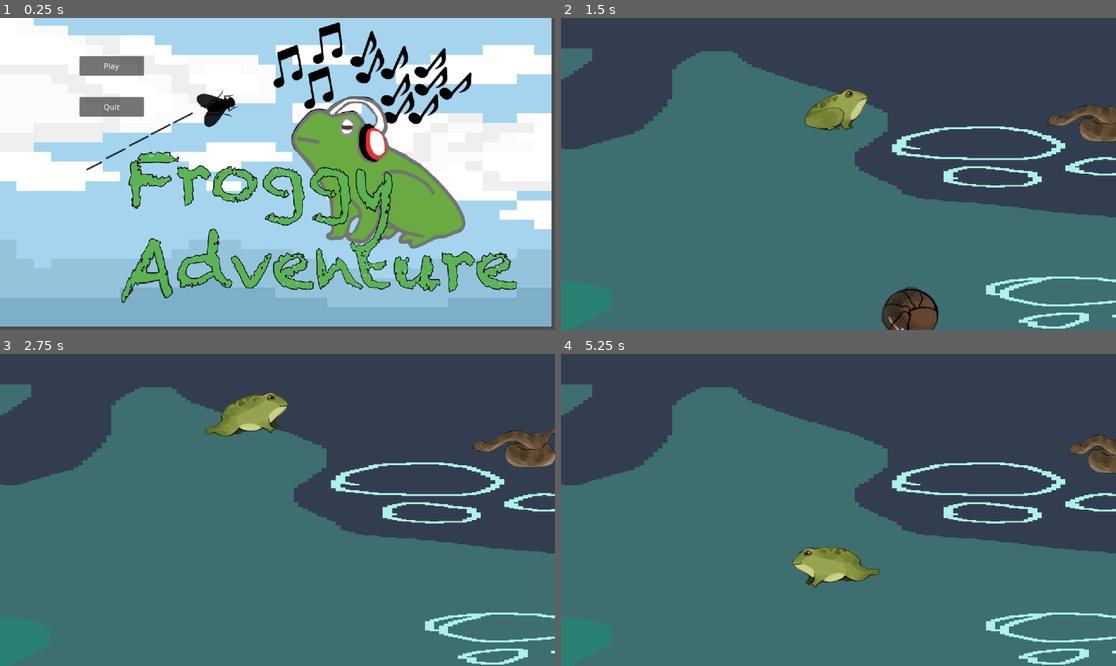
Above: before the commit, frames 1-4 (two rows, left to right).
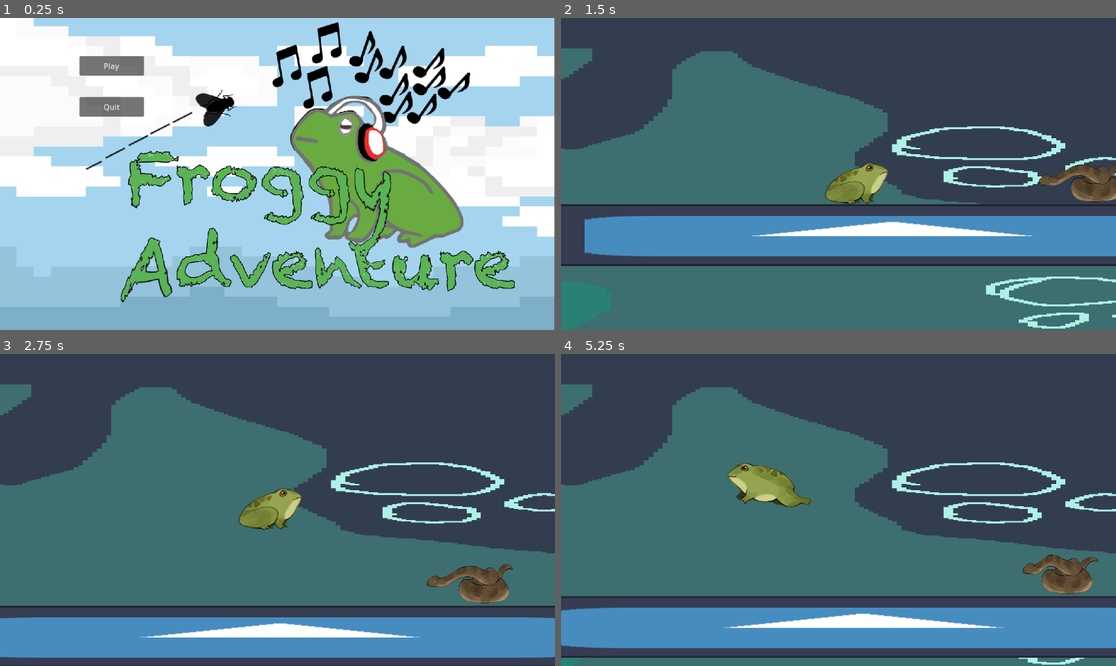
Above: after the commit, the same moments.

Repository: tmdragon2/Get-club-game-jam-project
Game: Godot game, scene res://title_screen.tscn
Two runs of this game, one before a commit and one after it. Both use one fixed random seed, a clock stepped at 60 frames per second and the inputs below. The engine's default icon, where the game draws it, is replaced by a stand-in: a white triangle on a blue panel in a dark square.
Inputs (mouse positions are in pixels of both pictures, inside the frame that each line leads up to):
- Up to frame 1 (0.25 s): no input
- Up to frame 2 (1.5 s): click "Play" at 0.5 s; tap Enter (ui_accept) at 1.25 s; move the mouse to (960, 158) at 1.27 s; hold Right (Player_right) from 1.28 s (still down); click (960, 158) at 1.35 s
- Up to frame 3 (2.75 s): keep holding Right (Player_right); tap Space (Player_Jump) at 1.52, 2.27 s; move the mouse to (166, 525) at 2.02 s; click (166, 525) at 2.1 s
- Up to frame 4 (5.25 s): move the mouse to (894, 441) at 2.77 s; release Right (Player_right) at 2.78 s; hold A (Player_left) 2.78-3.53 s; click (894, 441) at 2.85 s; move the mouse to (810, 572) at 3.52 s; hold Right (Player_right) 3.53-5.03 s; click (810, 572) at 3.6 s; tap Space (Player_Jump) at 3.77, 4.52 s; move the mouse to (1005, 556) at 4.27 s; click (1005, 556) at 4.35 s; move the mouse to (672, 463) at 5.02 s; hold A (Player_left) from 5.03 s (still down); click (672, 463) at 5.1 s

The runs differ from the first frame. In frame 1, 13% of the frame differs, in the area x 0-100%, y 0-100%; in frame 2, 25%, in the area x 0-100%, y 22-100%; in frame 3, 24%; in frame 4, 24%.
Error before the commit: Cannot call method 'get_nodes_in_group' on a null value. (res://enemy.gd:7)

Commit message:
new upd
egsdgdsd

Diff:
--- a/Get Gamejam/Audio/default_bus_layout.tres
+++ b/Get Gamejam/Audio/default_bus_layout.tres
@@ -1,6 +1,7 @@
 [gd_resource type="AudioBusLayout" format=3 uid="uid://de84pcp1vxkki"]
 
 [resource]
+bus/0/volume_db = -6.25101
 bus/1/name = &"Music"
 bus/1/solo = false
 bus/1/mute = false
--- /dev/null
+++ b/Get Gamejam/Level_completed.gd
@@ -0,0 +1,4 @@
+extends ColorRect
+
+
+signal Levelbeaten
--- /dev/null
+++ b/Get Gamejam/Level_completed.tscn
@@ -0,0 +1,29 @@
+[gd_scene load_steps=2 format=3 uid="uid://cbs36753lw6je"]
+
+[ext_resource type="Script" path="res://Level_completed.gd" id="1_17alm"]
+
+[node name="ColorRect" type="ColorRect"]
+anchors_preset = 15
+anchor_right = 1.0
+anchor_bottom = 1.0
+grow_horizontal = 2
+grow_vertical = 2
+size_flags_vertical = 3
+color = Color(0, 0, 0, 0.109804)
+script = ExtResource("1_17alm")
+
+[node name="CenterContainer" type="CenterContainer" parent="."]
+layout_mode = 1
+anchors_preset = 14
+anchor_top = 0.5
+anchor_right = 1.0
+anchor_bottom = 0.5
+offset_top = -11.5
+offset_bottom = 11.5
+grow_horizontal = 2
+grow_vertical = 2
+
+[node name="Label" type="Label" parent="CenterContainer"]
+layout_mode = 2
+theme_override_font_sizes/font_size = 100
+text = "Level complete!"
--- a/Get Gamejam/NME.gd
+++ b/Get Gamejam/NME.gd
@@ -28,7 +28,3 @@
 		speed = abs(speed)
 	else:
 		speed = abs(speed) * -1
-
-
-func _on_hurtbox_tree_exited() -> void:
-	print("oh great heavens")
--- a/Get Gamejam/World.gd
+++ b/Get Gamejam/World.gd
@@ -1,11 +1,14 @@
 extends Node2D
+@onready var color_rect: ColorRect = $CanvasLayer/ColorRect
 
 
 # Called when the node enters the scene tree for the first time.
 func _ready() -> void:
 	RenderingServer.set_default_clear_color(Color.MEDIUM_SEA_GREEN)
+	Levelbeaten.Levelbeaten.connect(show_level_completed)
 
 
-# Called every frame. 'delta' is the elapsed time since the previous frame.
-func _process(delta: float) -> void:
-	pass
+
+func show_level_completed():
+	color_rect.show()
+	get_tree().paused = true
--- a/Get Gamejam/World.tscn
+++ b/Get Gamejam/World.tscn
@@ -6,6 +6,8 @@
 [ext_resource type="PackedScene" uid="uid://degvwt1uuakvs" path="res://enemy.tscn" id="3_5mqlw"]
 [ext_resource type="PackedScene" uid="uid://b388mj5ldyxro" path="res://NME.tscn" id="4_ugeix"]
 [ext_resource type="Texture2D" uid="uid://bh4cy3l8esa4f" path="res://water background.png" id="6_ubvt6"]
+[ext_resource type="PackedScene" uid="uid://blr7g2hl3gej" path="res://Platform.tscn" id="7_5grbj"]
+[ext_resource type="PackedScene" uid="uid://cbs36753lw6je" path="res://Level_completed.tscn" id="8_bg586"]
 
 [sub_resource type="TileSetAtlasSource" id="TileSetAtlasSource_mu7q7"]
 texture = ExtResource("2_1dvpx")
@@ -170,3 +172,18 @@
 position = Vector2(1658.5, 386)
 scale = Vector2(9.7207, 1.92578)
 texture = ExtResource("6_ubvt6")
+
+[node name="AudioStreamPlayer2D" type="AudioStreamPlayer2D" parent="."]
+
+[node name="Platform" parent="." instance=ExtResource("7_5grbj")]
+position = Vector2(630, 691)
+scale = Vector2(14.52, 1)
+
+[node name="CanvasLayer" type="CanvasLayer" parent="."]
+
+[node name="ColorRect" parent="CanvasLayer" instance=ExtResource("8_bg586")]
+visible = false
+offset_left = 2.0
+offset_top = 3.0
+offset_right = 2.0
+offset_bottom = 3.0
--- a/Get Gamejam/enemy.gd
+++ b/Get Gamejam/enemy.gd
@@ -4,14 +4,16 @@
 const SPEED = 300.0
 const JUMP_VELOCITY = -400.0
 
-var enemies_left = get_tree().get_nodes_in_group("Enemy")
+@onready var enemies_left = get_tree().get_nodes_in_group("Enemy")
 var gravity: int = ProjectSettings.get_setting("physics/2d/default_gravity")
 @onready var anim = $AnimatedSprite2D
 
 func _ready():
 	add_to_group("Enemy")
 	anim.play("Snake_attack")
-	print(enemies_left.size())
+	if enemies_left.size() == 1:
+		Levelbeaten.level_completed.emit()
+		print("yo")
 func _physics_process(delta: float) -> void:
 
 	if not is_on_floor():
--- a/Get Gamejam/project.godot
+++ b/Get Gamejam/project.godot
@@ -18,6 +18,10 @@
 [audio]
 
 buses/default_bus_layout="res://Audio/default_bus_layout.tres"
+
+[autoload]
+
+Levelbeaten="*res://Level_completed.gd"
 
 [editor_plugins]
 
--- a/Get Gamejam/title_screen.gd
+++ b/Get Gamejam/title_screen.gd
@@ -1,9 +1,9 @@
 extends Control
 
 
-
+@onready var audio_player = $AudioStreamPlayer2D
 func _ready() -> void:
-	pass
+	audio_player.play()
 func _on_play_pressed():
 	get_tree().change_scene_to_file("res://World.tscn")
 	pass # Replace with function body.
--- a/Get Gamejam/title_screen.tscn
+++ b/Get Gamejam/title_screen.tscn
@@ -1,8 +1,9 @@
-[gd_scene load_steps=4 format=3 uid="uid://bpfyiv5gx0wig"]
+[gd_scene load_steps=5 format=3 uid="uid://bpfyiv5gx0wig"]
 
 [ext_resource type="Script" path="res://title_screen.gd" id="1_0w7gm"]
 [ext_resource type="Texture2D" uid="uid://btflplsgsgoqt" path="res://sky background.png" id="2_6tq4x"]
 [ext_resource type="Texture2D" uid="uid://qifxdjs3qtyl" path="res://froggy_adventures_logo.png" id="2_dg7di"]
+[ext_resource type="AudioStream" uid="uid://cr8xunogl0sit" path="res://Audio/Froggy_Adventure_Music_.mp3" id="4_6wv0h"]
 
 [node name="TitleScreen" type="Control"]
 layout_mode = 3
@@ -14,17 +15,16 @@
 script = ExtResource("1_0w7gm")
 
 [node name="SkyBackground" type="Sprite2D" parent="."]
-position = Vector2(571.5, 318.5)
-scale = Vector2(2.24023, 1.25977)
+position = Vector2(574.501, 328.999)
+scale = Vector2(2.25195, 1.30078)
 texture = ExtResource("2_6tq4x")
 
 [node name="TextureRect" type="TextureRect" parent="."]
-z_index = 1
 layout_mode = 0
 offset_left = -11.0
 offset_top = -71.0
-offset_right = 1688.0
-offset_bottom = 1195.0
+offset_right = 1730.0
+offset_bottom = 1191.0
 texture = ExtResource("2_dg7di")
 expand_mode = 1
 stretch_mode = 4
@@ -45,5 +45,9 @@
 offset_bottom = 205.0
 text = "Quit"
 
+[node name="AudioStreamPlayer2D" type="AudioStreamPlayer2D" parent="."]
+stream = ExtResource("4_6wv0h")
+volume_db = -8.477
+
 [connection signal="pressed" from="Play" to="." method="_on_play_pressed"]
 [connection signal="pressed" from="Quit" to="." method="_on_quit_pressed"]
Not shown, added: Get Gamejam/Audio/Froggy_Adventure_Music_.mp3.import
Not shown: 1 places in Get Gamejam/World.tscn that only renumber resources
Not shown, added: Get Gamejam/Animations/Snake attack/Froggy_Adventure_Music_.m4a
Not shown, added: Get Gamejam/Audio/Froggy_Adventure_Music_.mp3
